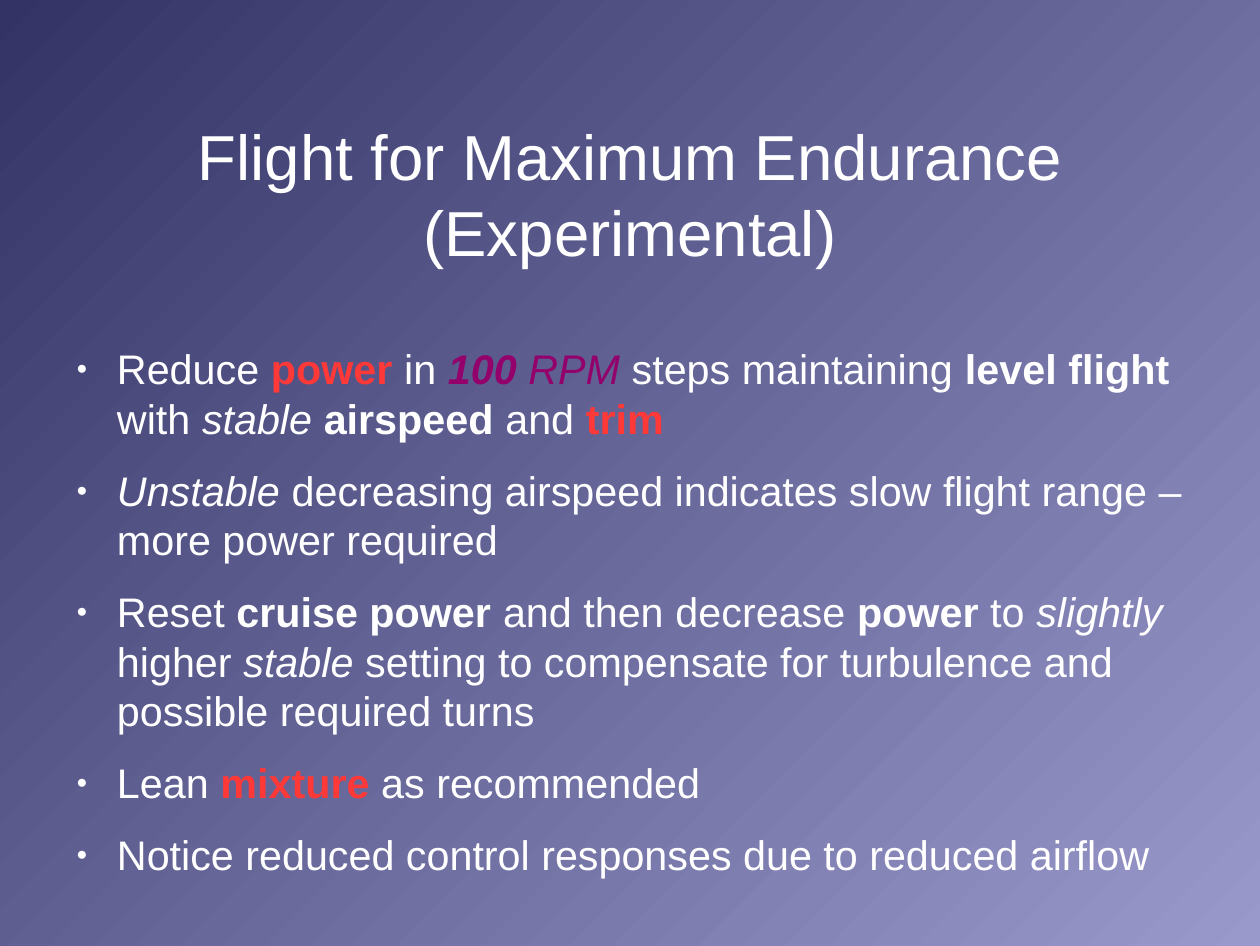
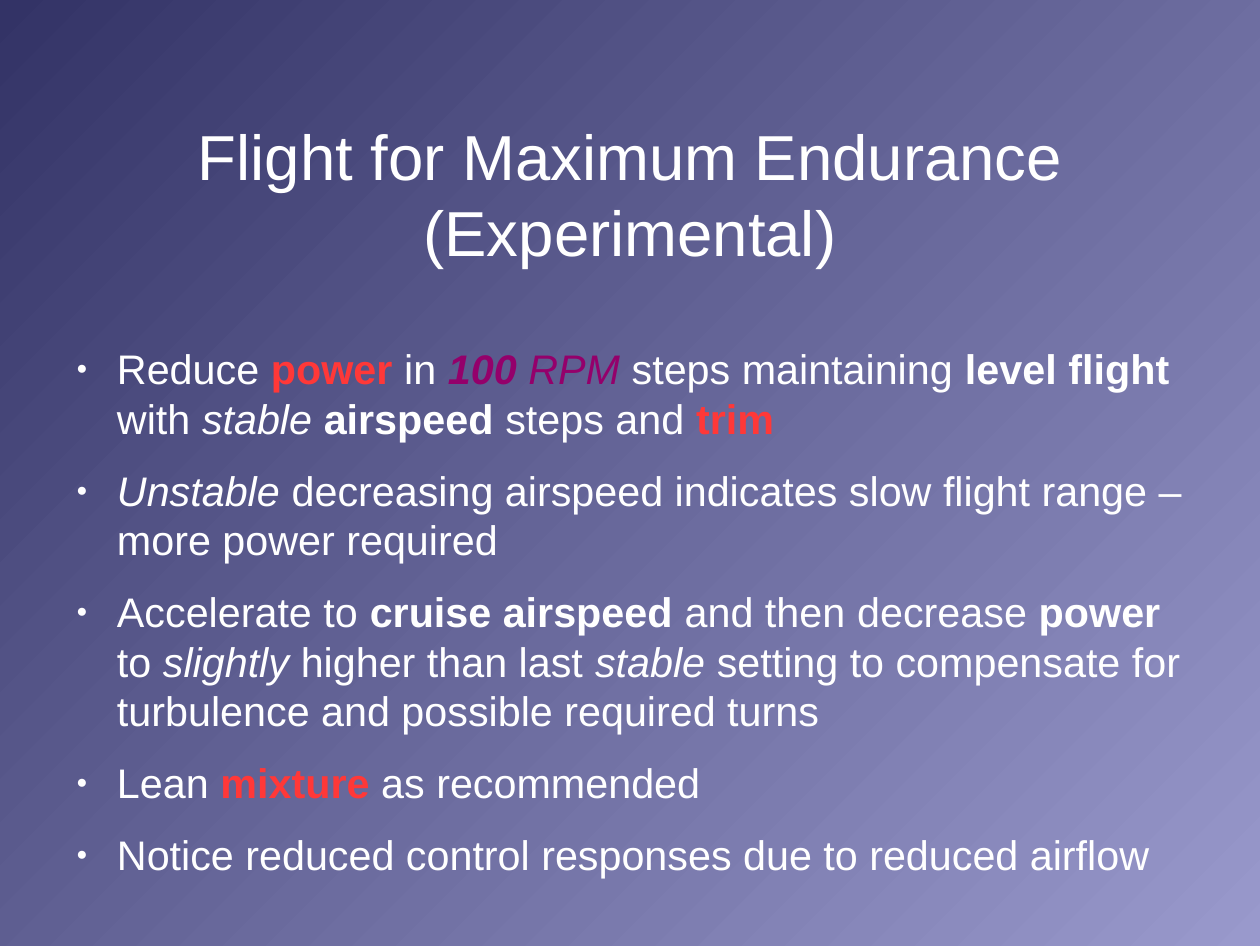
Before and after one commit to stephanheinemann/flight, a slide deck: slide 8 of FI/RangeAndEndurance/RangeAndEndurance.odp. Drawn at 1260x946 pixels with LibreOffice and Linux fonts; fonts in the diff are those of the drawing; background and template pictures are left out. Boxes give left, top, right and bottom in pixels: in the first picture for what was removed or moved away, otherwise in the second. Text is boxed around its words. In the diff, an @@ line names an element or a change of style, - is before the commit and + after.

Commit message:
reviewed range and endurance PGI

```diff
--- a/FI/RangeAndEndurance/RangeAndEndurance.odp
+++ b/FI/RangeAndEndurance/RangeAndEndurance.odp
@@ text at <box>117,354,1169,442</box>: text changed @@
-● Reduce power in 100 RPM steps maintaining level flight with stable airspeed and trim
+● Reduce power in 100 RPM steps maintaining level flight with stable airspeed steps and trim
@@ text at <box>117,597,1180,734</box>: text changed @@
-● Reset cruise power and then decrease power to slightly higher stable setting to compensate for turbulence and possible required turns
+● Accelerate to cruise airspeed and then decrease power to slightly higher than last stable setting to compensate for turbulence and possible required turns
```
Also in this commit, not shown: 7 other slides changed, 1 other file.
